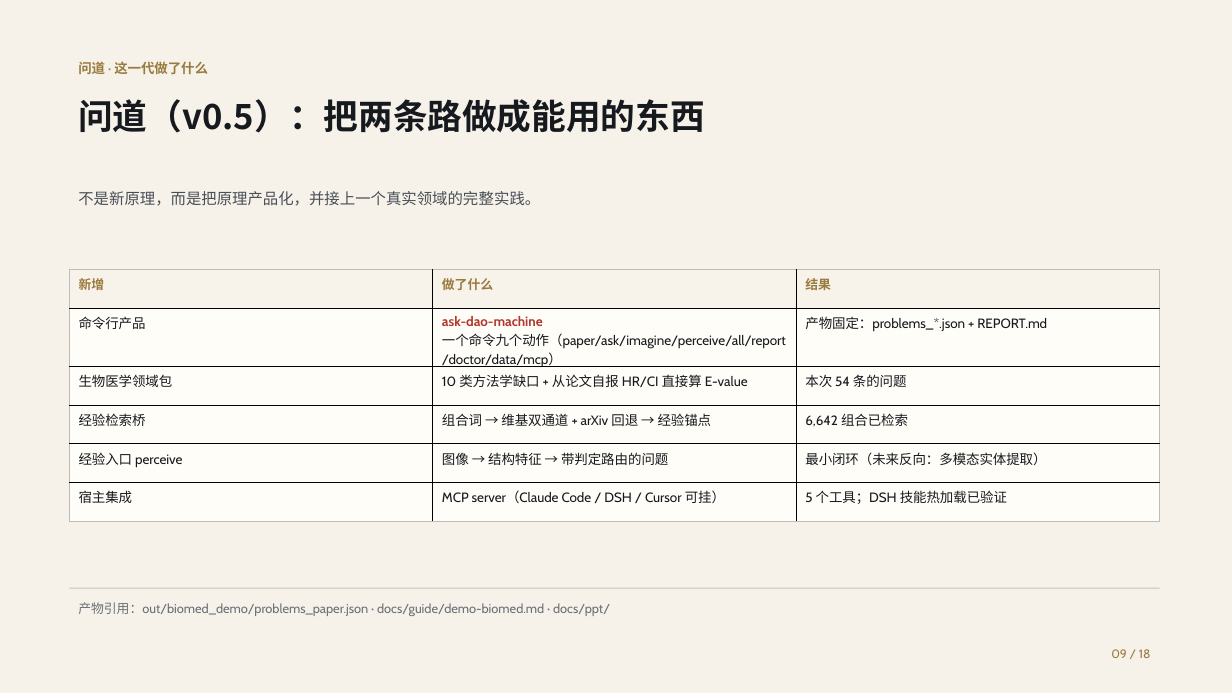
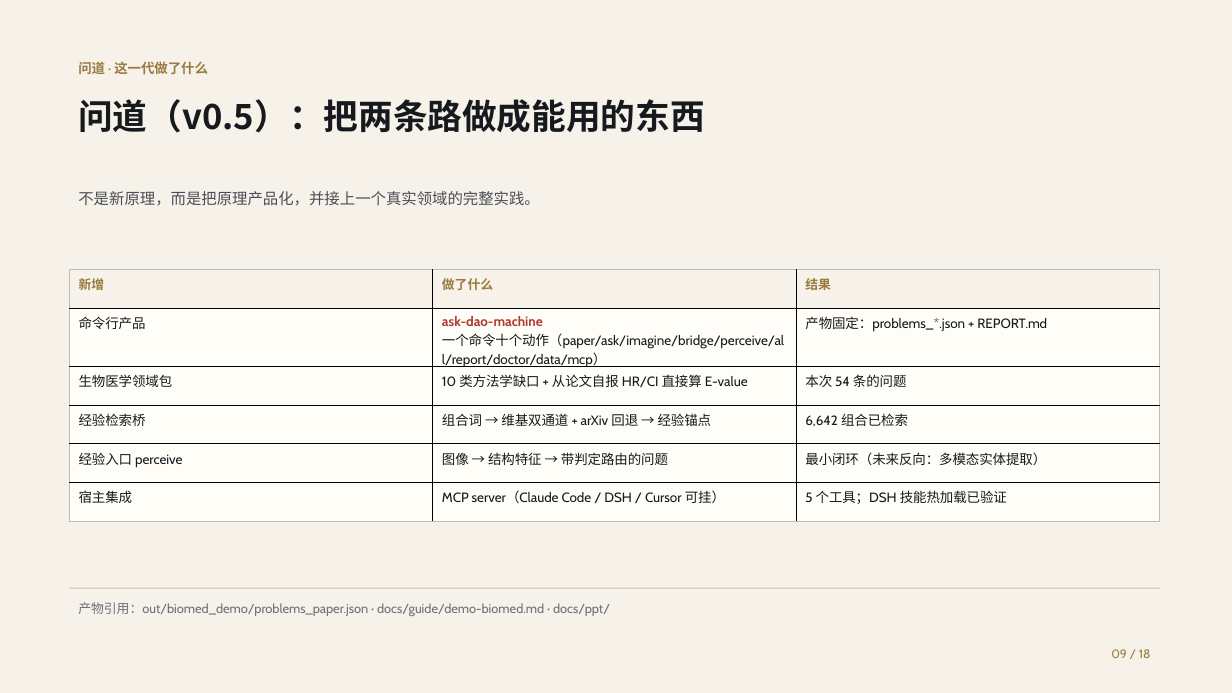
Before and after one commit to shikunpneg/ask-dao, a slide deck: slide 9 of docs/ppt/ask-dao-biomed-deck.pptx. Drawn at 1232x693 pixels with LibreOffice and Linux fonts; fonts in the diff are those of the drawing. Boxes give left, top, right and bottom in pixels: in the first picture for what was removed or moved away, otherwise in the second. Text is boxed around its words. In the diff, an @@ line names an element or a change of style, - is before the commit and + after.

Commit message:
架构含经验桥后全面同步：CLI 加 bridge 子命令与 imagine --bridge（十个动作）、站点两条路下加经验桥介绍（可单独跑/可选过桥）、架构图修过渡标签重叠、README/手册/技能/PPT 同步

```diff
--- a/docs/ppt/ask-dao-biomed-deck.pptx
+++ b/docs/ppt/ask-dao-biomed-deck.pptx
@@ table at [69,270,1159,508] @@
-row 2, column 2: ask-dao-machine 一个命令九个动作（paper/ask/imagine/perceive/all/report/doctor/data/mcp）
+row 2, column 2: ask-dao-machine 一个命令十个动作（paper/ask/imagine/bridge/perceive/all/report/doctor/data/mcp）
```
Also in this commit, not shown: 1 other slide changed, 17 other files.
